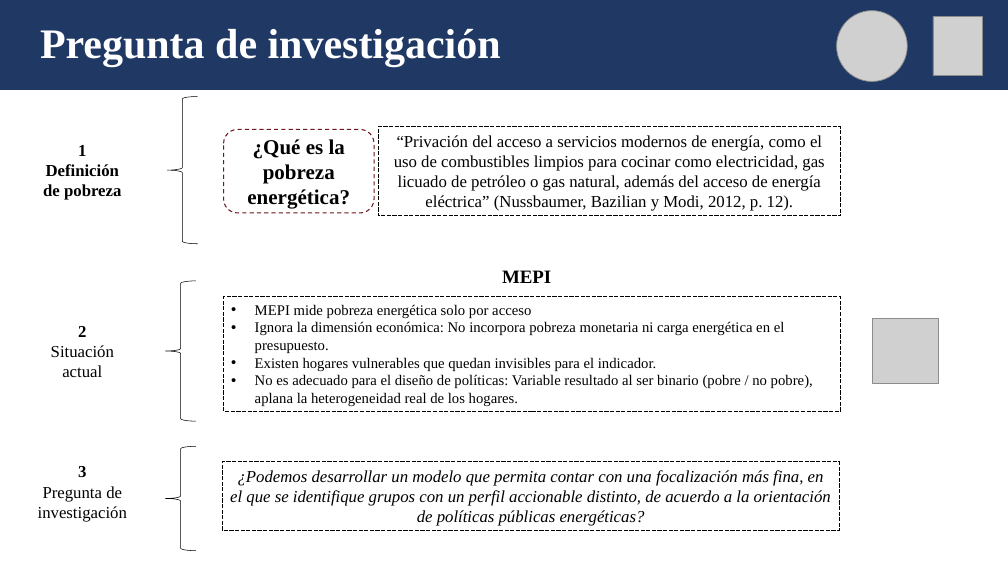
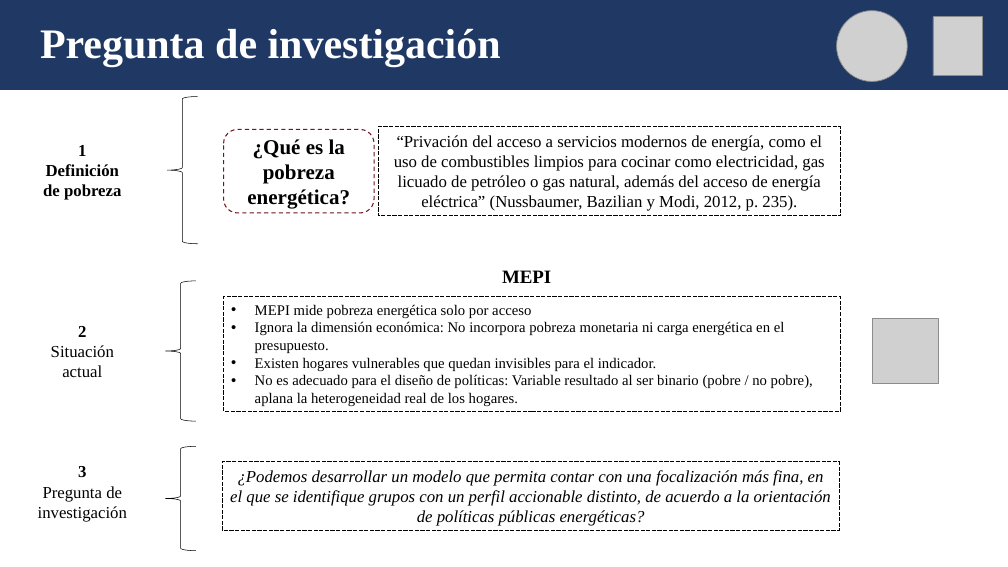
Before and after one commit to lucianoaltamirano435-rgb/Grupo_3_Trabajos_practicos, a slide deck: slide 2 of TPF/TP_final_Seminario_programacion_presentación_final.pptx. Drawn at 1008x567 pixels with LibreOffice and Linux fonts; fonts in the diff are those of the drawing; grey boxes stand for pictures. Boxes give left, top, right and bottom in pixels: in the first picture for what was removed or moved away, otherwise in the second. Text is boxed around its words. In the diff, an @@ line names an element or a change of style, - is before the commit and + after.

```diff
--- a/TPF/TP_final_Seminario_programacion_presentación_final.pptx
+++ b/TPF/TP_final_Seminario_programacion_presentación_final.pptx
@@ text in rectangle at [394, 135, 824, 211]: text changed @@
-“Privación del acceso a servicios modernos de energía, como el uso de combustibles limpios para cocinar como electricidad, gas licuado de petróleo o gas natural, además del acceso de energía eléctrica” (Nussbaumer, Bazilian y Modi, 2012, p. 12).
+“Privación del acceso a servicios modernos de energía, como el uso de combustibles limpios para cocinar como electricidad, gas licuado de petróleo o gas natural, además del acceso de energía eléctrica” (Nussbaumer, Bazilian y Modi, 2012, p. 235).
```
Also in this commit, not shown: 1 other file.
